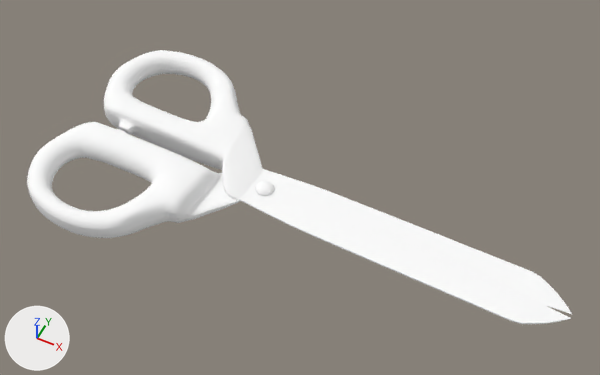
The Blender file Assets/Objects/Scissors_MPI01/Scissors_MPI01.blend, before and after one commit.
The view is the same before and after, from a 50 mm camera at (0.0905, -0.1399, 0.1864) aimed at (0.0196, 0.002, 0.009). The axes (+X, +Y, +Z) are drawn at lower left. The lights are the same throughout.

Names of what the first picture shows: 'scissors'.
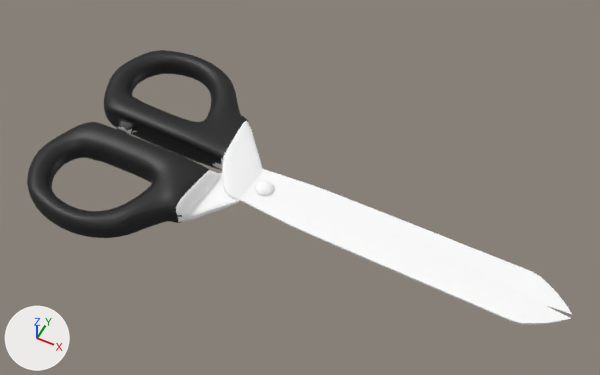
Location of each change, (x1, y1, x2, y2) in pixels of the pictures (600 x 375 px):
part 1 of me_sphere_001, recoloured (white to black): (27, 50, 248, 238) in both

What changed in the scene script:
```text
Add mat_material:
    mat_material = principled_material('Material')
    mat_material.base_color = (0.00867, 0.00867, 0.00867)  # black #171717
Change me_sphere_001:
    where me_sphere_001.from_pydata(...)  # 7060 vertices, 7056 faces; spans x -0.057..0.1, y -0.037..0.037, z 0.0..0.013
    used by ob_scissors; location = (0.0, 0.0, 0.0)
    me_sphere_001 part 1: 3594 of the faces centred in x -0.057..-0.007, y -0.037..0.037, z 0.0..0.013 switch from mat_material_001 (white #ffffff) to mat_material (black #171717)
```
